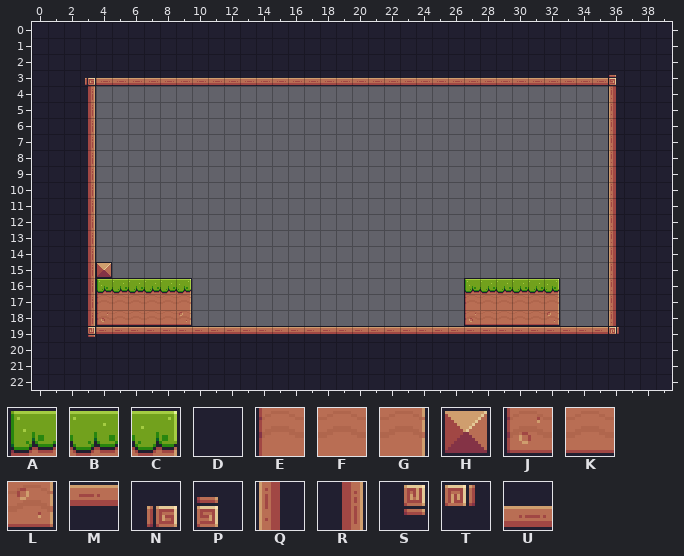
Tiled map, stored at assets/tiles/Level-01.tmx. The picture above was drawn from the file before the commit.
Cells are 16x16 px. Shown: x 0..39, y 0..22.
Key: from "Pixel Adventure": A 6, B 7, C 8, D 23, E 28, F 29, G 30, H 34, J 50, K 51, L 52, M 89, N 91, P 92, Q 110, R 112, S 113, T 114, U 133.
_ is an empty cell.
Layer "Background" before, first column x 0:
 0 DDDDDDDDDDDDDDDDDDDDDDDDDDDDDDDDDDDDDDDD
 1 DDDDDDDDDDDDDDDDDDDDDDDDDDDDDDDDDDDDDDDD
 2 DDDDDDDDDDDDDDDDDDDDDDDDDDDDDDDDDDDDDDDD
 3 DDDNUUUUUUUUUUUUUUUUUUUUUUUUUUUUUUUUPDDD
 4 DDDR________________________________QDDD
 5 DDDR________________________________QDDD
 6 DDDR________________________________QDDD
 7 DDDR________________________________QDDD
 8 DDDR________________________________QDDD
 9 DDDR________________________________QDDD
10 DDDR________________________________QDDD
11 DDDR________________________________QDDD
12 DDDR________________________________QDDD
13 DDDR________________________________QDDD
14 DDDR________________________________QDDD
15 DDDRH_______________________________QDDD
16 DDDRABBBBC_________________ABBBBC___QDDD
17 DDDREFFFFG_________________EFFFFG___QDDD
18 DDDRJKKKKL_________________JKKKKL___QDDD
19 DDDSMMMMMMMMMMMMMMMMMMMMMMMMMMMMMMMMTDDD
20 DDDDDDDDDDDDDDDDDDDDDDDDDDDDDDDDDDDDDDDD
21 DDDDDDDDDDDDDDDDDDDDDDDDDDDDDDDDDDDDDDDD
22 DDDDDDDDDDDDDDDDDDDDDDDDDDDDDDDDDDDDDDDD
And afterwards:
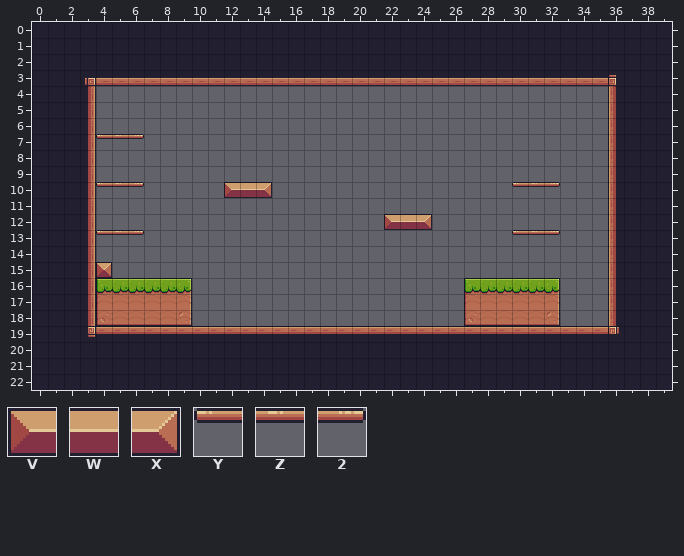
Further tiles: from "Pixel Adventure": V 12, W 13, X 14, Y 39, Z 40, 2 41.
Changes in this commit:
Layer "Background":
The author put tile 2 in row 7 at x 6; in row 10 at x 6 and 32; in row 13 at x 6 and 32.
The author put tile V in row 10 at x 12; in row 12 at x 22.
The author put tile W in row 10 at x 13; in row 12 at x 23.
The author put tile X in row 10 at x 14; in row 12 at x 24.
The author put tile Y in row 7 at x 4; in row 10 at x 4 and 30; in row 13 at x 4 and 30.
The author put tile Z in row 7 at x 5; in row 10 at x 5 and 31; in row 13 at x 5 and 31.
